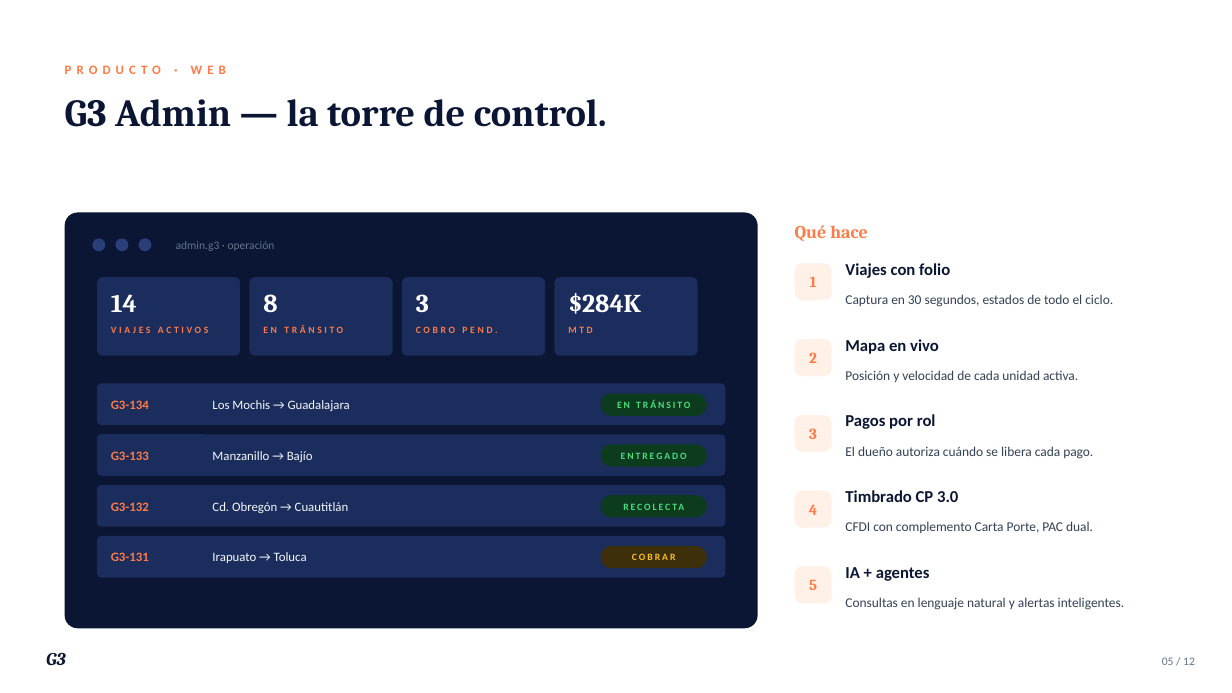
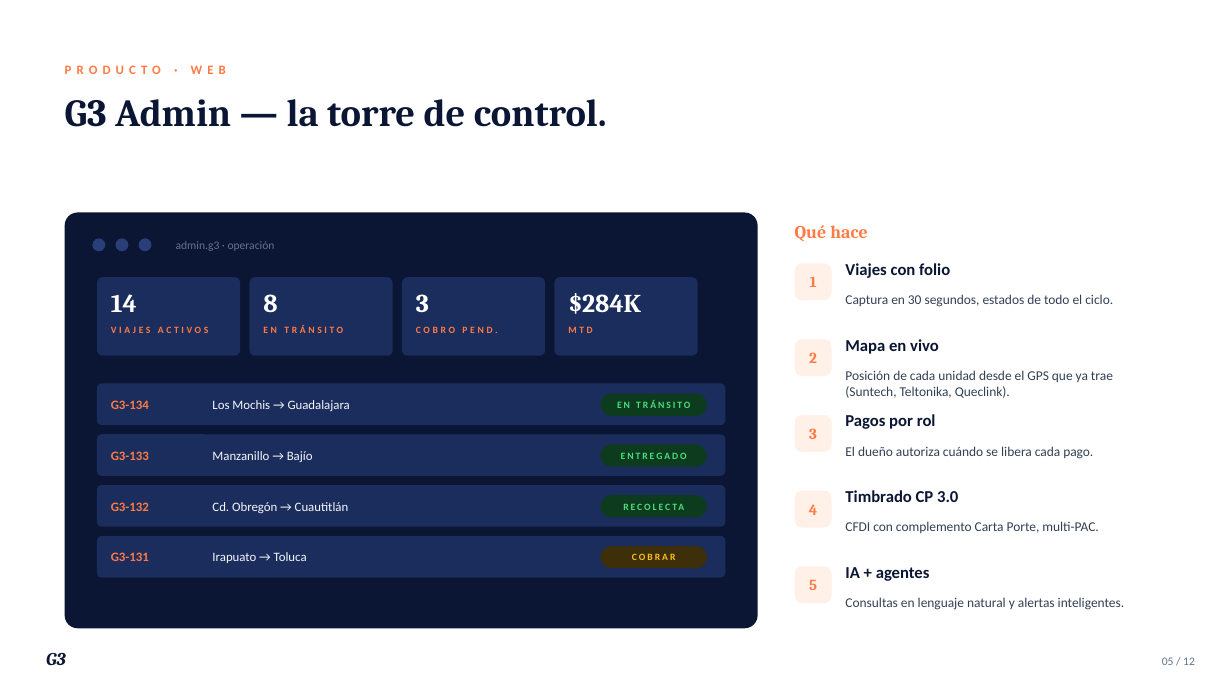
Before and after one commit to EduardoGamboaB/Mobile, a slide deck: slide 5 of docs/overview/G3-Proyecto-Overview.pptx. Drawn at 1232x693 pixels with LibreOffice and Linux fonts; fonts in the diff are those of the drawing. Boxes give left, top, right and bottom in pixels: in the first picture for what was removed or moved away, otherwise in the second. Text is boxed around its words. In the diff, an @@ line names an element or a change of style, - is before the commit and + after.

```diff
--- a/docs/overview/G3-Proyecto-Overview.pptx
+++ b/docs/overview/G3-Proyecto-Overview.pptx
@@ text at (x1=845, y1=370, x2=1113, y2=398): text changed @@
-Posición y velocidad de cada unidad activa.
+Posición de cada unidad desde el GPS que ya trae (Suntech, Teltonika, Queclink).
@@ text at (x1=845, y1=521, x2=1098, y2=533): text changed @@
-CFDI con complemento Carta Porte, PAC dual.
+CFDI con complemento Carta Porte, multi-PAC.
```
Also in this commit, not shown: 4 other slides changed, 10 other files.
